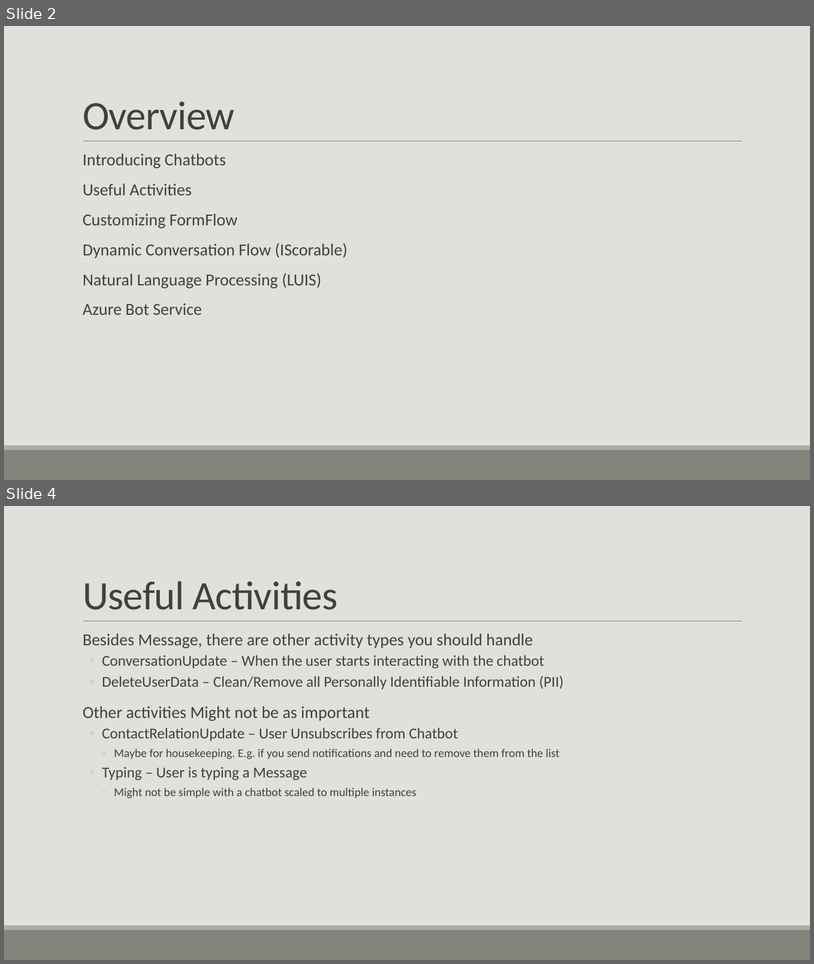
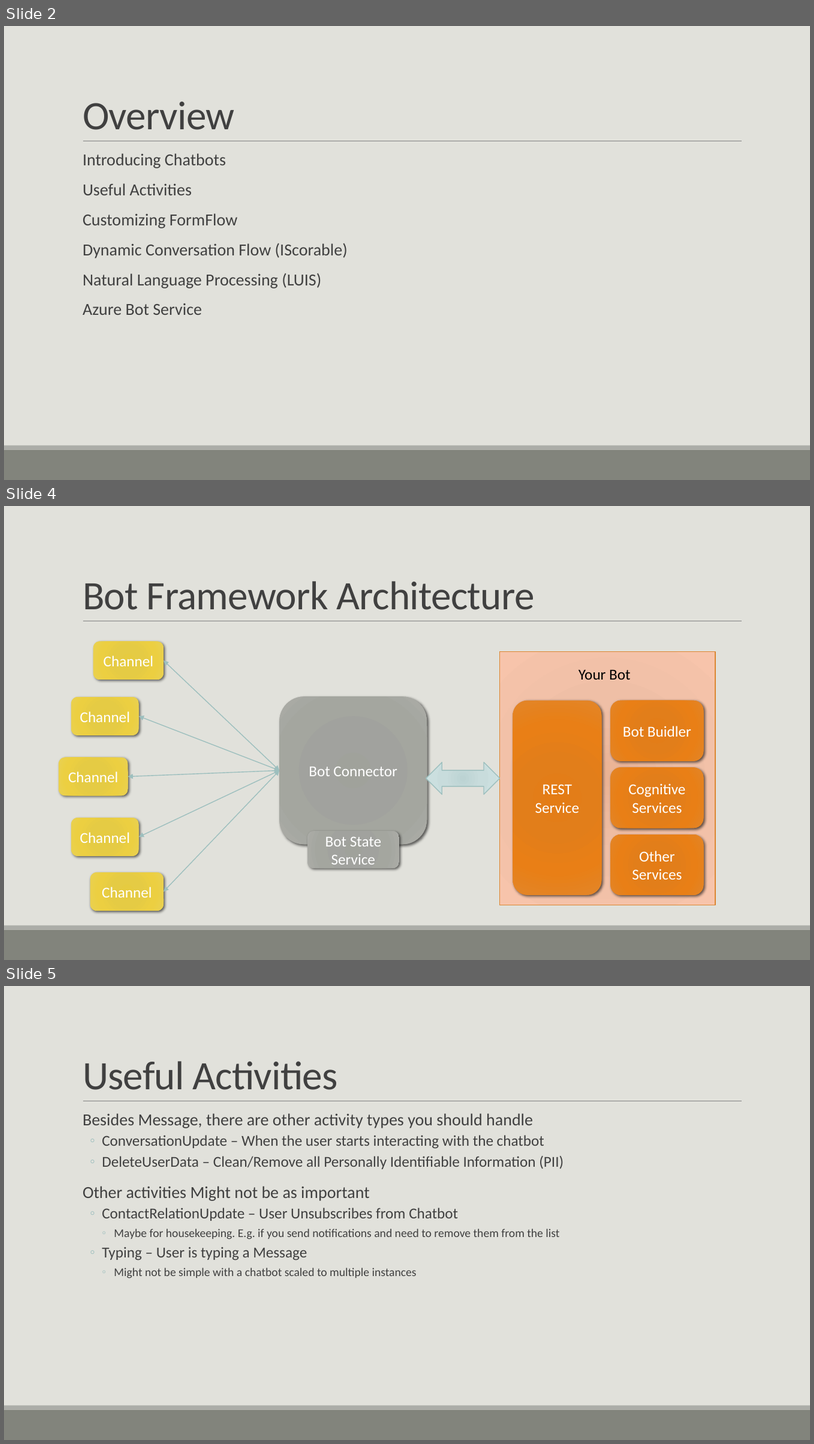
Before and after one commit to JoeMayo/BotDemos, a slide deck: Presentations/BotFrameworkTactics.pptx. Shown one above the other, each under a label of ours: slides 2 and 4 before the commit, slides 2, 4 and 5 after it; the slides between them are not shown. The pictures are 814x964 and 814x1444 pixels, drawn with LibreOffice and Linux fonts; fonts in the diff are those of the drawing. Boxes give left, top, right and bottom in pixels: in the first picture for what was removed or moved away, otherwise in the second. Text is boxed around its words. In the diff, an @@ line names an element or a change of style, - is before the commit and + after.

Commit message:
Updated Bot Framework Tactics presentation.

```diff
--- a/Presentations/BotFrameworkTactics.pptx
+++ b/Presentations/BotFrameworkTactics.pptx
@@ slide 4 added at (x1=4, y1=506, x2=810, y2=960), background #E1E1DB; not listed: 3 template elements that a slide beside it also shows @@
@@ title added at (x1=83, y1=581, x2=535, y2=610), 48 pt, text #404040 @@
+Bot Framework Architecture
@@ rounded rectangle added at (x1=93, y1=642, x2=164, y2=679), fill gradient #E7CB41 to #E6CB45 to #ECD042 to #EAD153, 18 pt, text #FFFFFF @@
+Channel
@@ double arrow added from (164, 660) to (280, 771), #9DBFBE 1 pt @@
@@ rectangle added at (x1=500, y1=651, x2=716, y2=904), fill gradient #EAB395 to #EFC0A7 to #F7C5AC, outline #DB8631 1 pt @@
@@ text added at (x1=579, y1=669, x2=630, y2=679), 18 pt, text #000000 @@
+Your Bot
@@ rounded rectangle added at (x1=71, y1=697, x2=139, y2=735), fill gradient #E7CB41 to #E6CB45 to #ECD042 to #EAD153, 18 pt, text #FFFFFF @@
+Channel
@@ rounded rectangle added at (x1=280, y1=697, x2=428, y2=844), fill gradient #A1A29C to #A2A39E to #A5A6A0 to #ACADA8, 18 pt, text #FFFFFF @@
+Bot Connector
@@ rounded rectangle added at (x1=513, y1=700, x2=602, y2=894), fill gradient #E47D16 to #E27E1A to #EA8016 to #E48628, 18 pt, text #FFFFFF @@
+REST Service
@@ rounded rectangle added at (x1=611, y1=700, x2=704, y2=760), fill gradient #E47D16 to #E27E1A to #EA8016 to #E48628, 18 pt, text #FFFFFF @@
+Bot Buidler
@@ double arrow added from (139, 716) to (280, 771), #9DBFBE 1 pt @@
@@ rounded rectangle added at (x1=59, y1=757, x2=128, y2=795), fill gradient #E7CB41 to #E6CB45 to #ECD042 to #EAD153, 18 pt, text #FFFFFF @@
+Channel
@@ double arrow added from (128, 777) to (280, 771), #9DBFBE 1 pt @@
@@ double arrow added from (139, 837) to (280, 771), #9DBFBE 1 pt @@
@@ double arrow added from (164, 891) to (280, 771), #9DBFBE 1 pt @@
@@ left right arrow added at (x1=426, y1=762, x2=500, y2=794), fill gradient #BDD3D2 to #C9DCDC to #CEE2E1, outline #9DBFBE 1 pt @@
@@ rounded rectangle added at (x1=611, y1=768, x2=704, y2=828), fill gradient #E47D16 to #E27E1A to #EA8016 to #E48628, 18 pt, text #FFFFFF @@
+Cognitive Services
@@ rounded rectangle added at (x1=71, y1=817, x2=139, y2=856), fill gradient #E7CB41 to #E6CB45 to #ECD042 to #EAD153, 18 pt, text #FFFFFF @@
+Channel
@@ rounded rectangle added at (x1=308, y1=831, x2=399, y2=868), fill gradient #A1A29C to #A2A39E to #A5A6A0 to #ACADA8, 18 pt, text #FFFFFF @@
+Bot State Service
@@ rounded rectangle added at (x1=611, y1=834, x2=704, y2=895), fill gradient #E47D16 to #E27E1A to #EA8016 to #E48628, 18 pt, text #FFFFFF @@
+Other Services
@@ rounded rectangle added at (x1=90, y1=873, x2=164, y2=911), fill gradient #E7CB41 to #E6CB45 to #ECD042 to #EAD153, 18 pt, text #FFFFFF @@
+Channel
@@ what was slide 4 is now slide 5 @@
```
Also in this commit, not shown: 1 slide changed.
